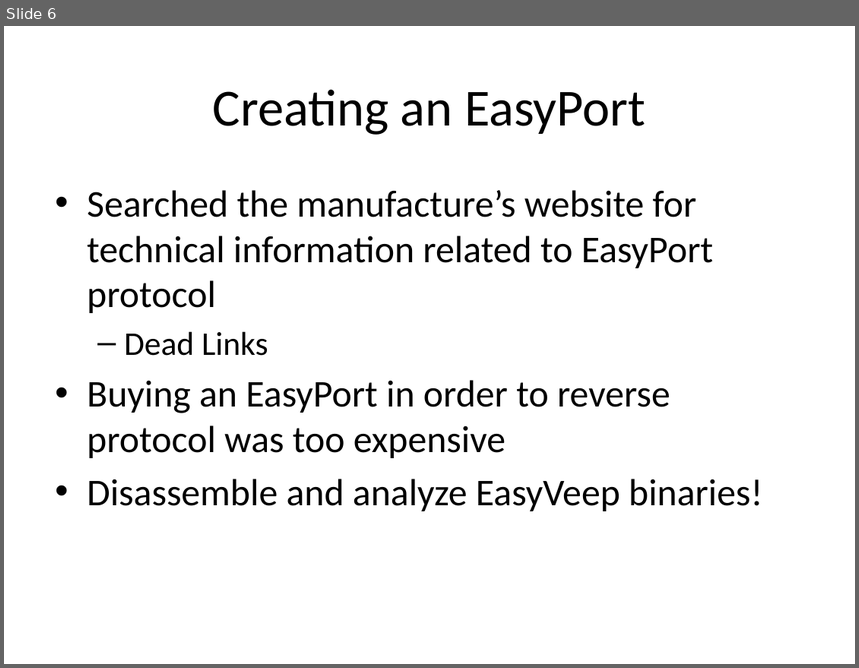
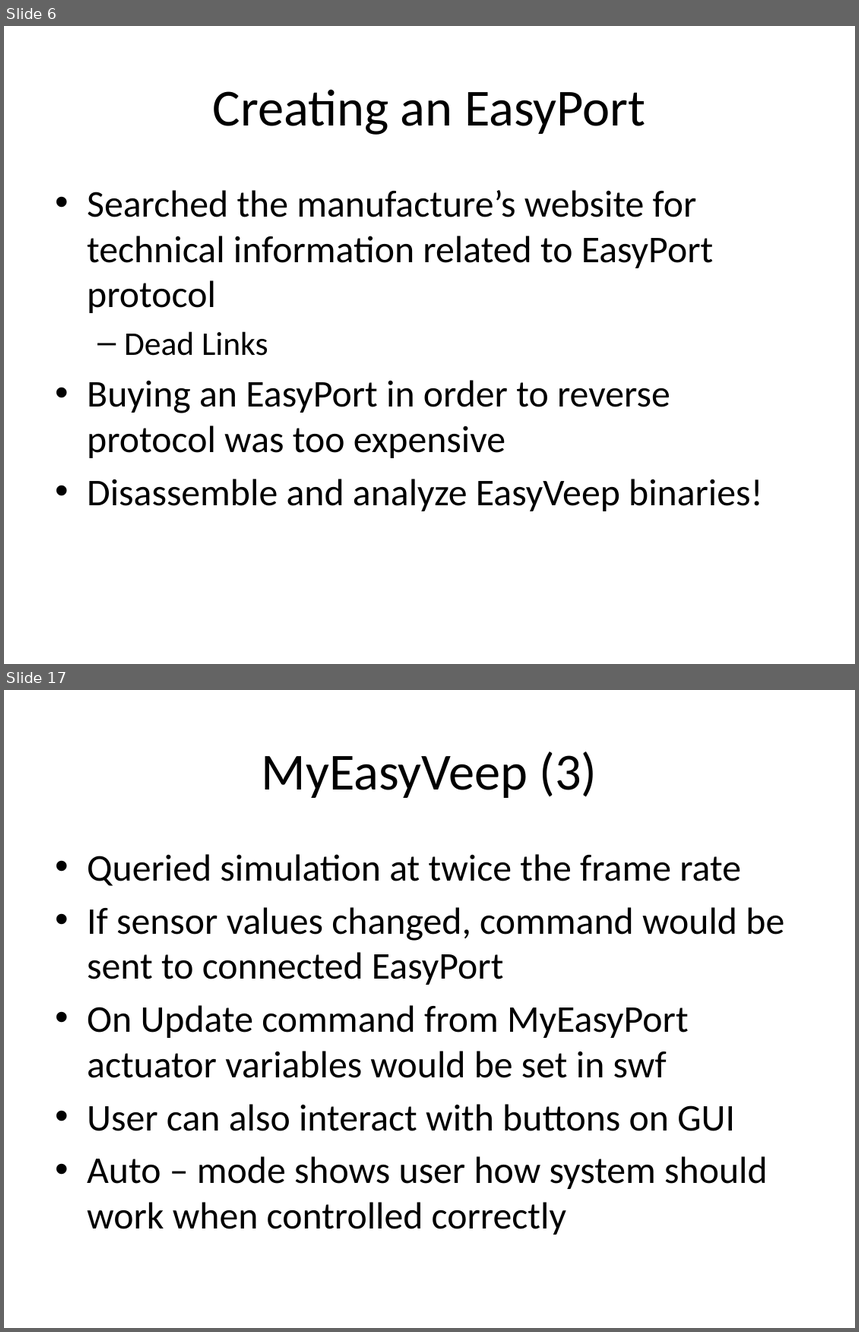
Before and after one commit to benjaminob6/GRP, a slide deck: docs/presentation/Defense.pptx. Shown one above the other, each under a label of ours: slide 6 before the commit, slides 6 and 17 after it; the slides between them are not shown. The pictures are 859x668 and 859x1332 pixels, drawn with LibreOffice and Linux fonts; fonts in the diff are those of the drawing. Boxes give left, top, right and bottom in pixels: in the first picture for what was removed or moved away, otherwise in the second. Text is boxed around its words. In the diff, an @@ line names an element or a change of style, - is before the commit and + after.

```diff
--- a/docs/presentation/Defense.pptx
+++ b/docs/presentation/Defense.pptx
@@ slide 17 added at [4, 690, 855, 1328], background #FFFFFF @@
@@ title added at [262, 752, 598, 798], 44 pt, text #000000 @@
+MyEasyVeep (3)
@@ text added at [87, 854, 785, 1235], 32 pt, text #000000 @@
+• Queried simulation at twice the frame rate
+• If sensor values changed, command would be sent to connected EasyPort
+• On Update command from MyEasyPort actuator variables would be set in swf
+• User can also interact with buttons on GUI
+• Auto – mode shows user how system should work when controlled correctly
```
Also in this commit, not shown: 1 slide changed, 14 other slides added, 13 other files.
